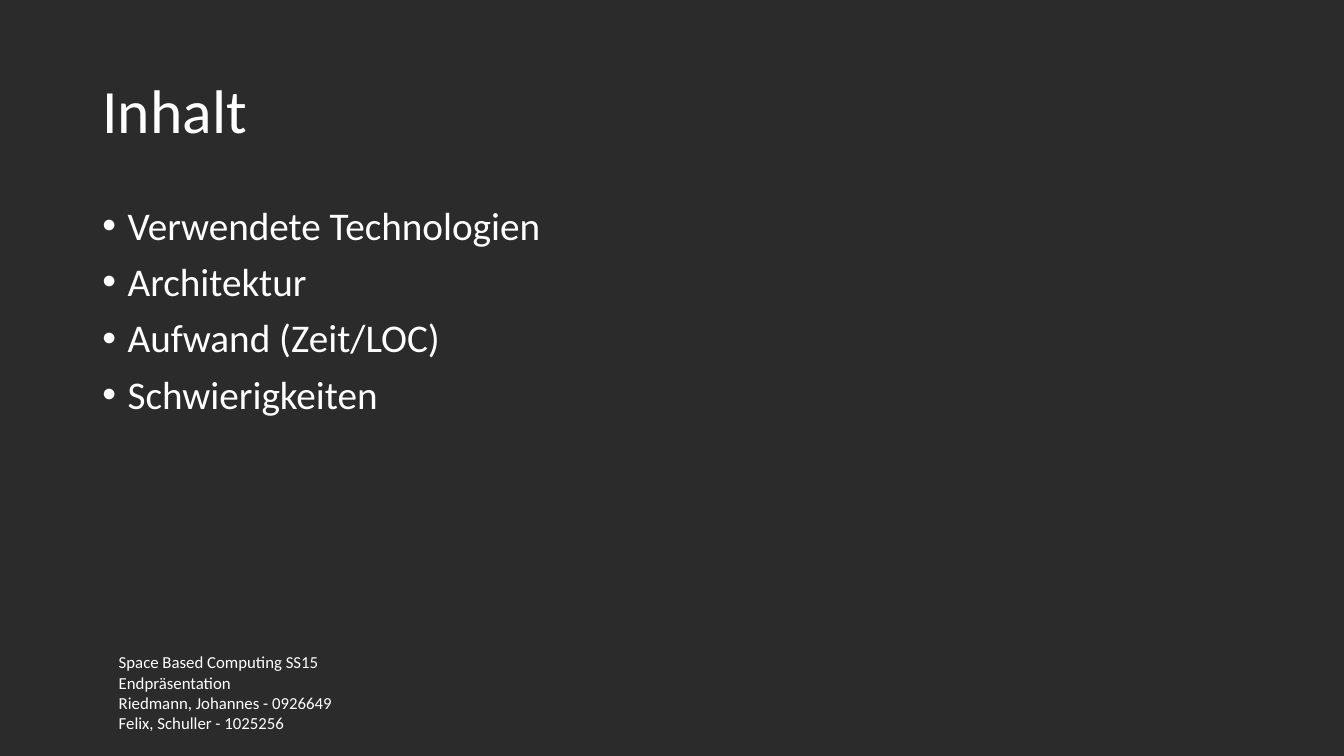
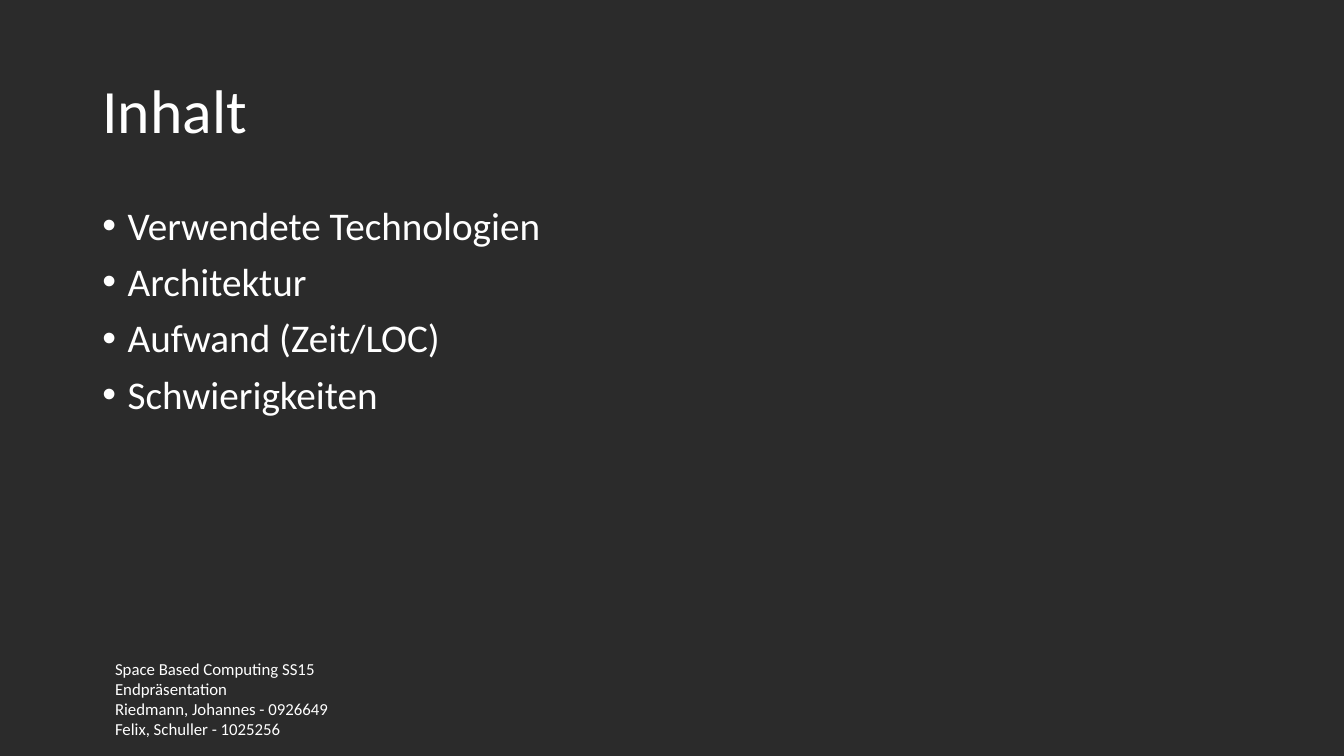
Before and after one commit to fexman/SpaceBasedSS15GsiLuetNit, a slide deck: slide 2 of presentation/presentation.pptx. Drawn at 1344x756 pixels with LibreOffice and Linux fonts; fonts in the diff are those of the drawing; background and template pictures are left out; a plain dark background stands for a picture behind light text. Boxes give left, top, right and bottom in pixels: in the first picture for what was removed or moved away, otherwise in the second. Text is boxed around its words. In the diff, an @@ line names an element or a change of style, - is before the commit and + after.

```diff
--- a/presentation/presentation.pptx
+++ b/presentation/presentation.pptx
@@ text "Space Based Computing SS15": place and size @@
-text "Space Based Computing SS15" at <box>119,656,332,731</box>
+text "Space Based Computing SS15" at <box>115,663,328,737</box>
```
Also in this commit, not shown: 11 other slides changed.
